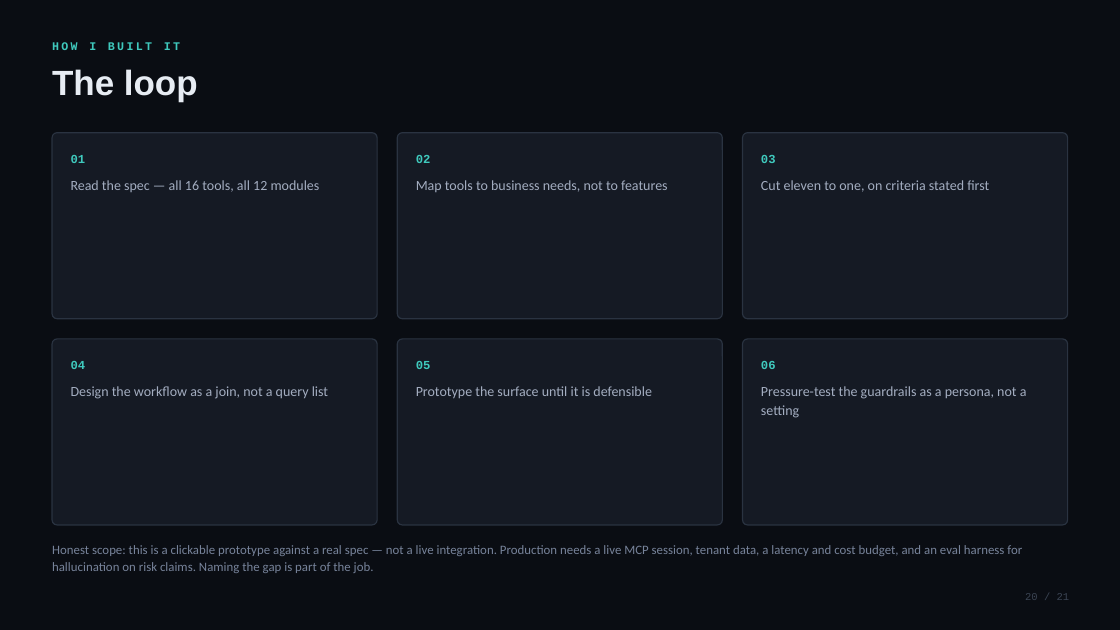
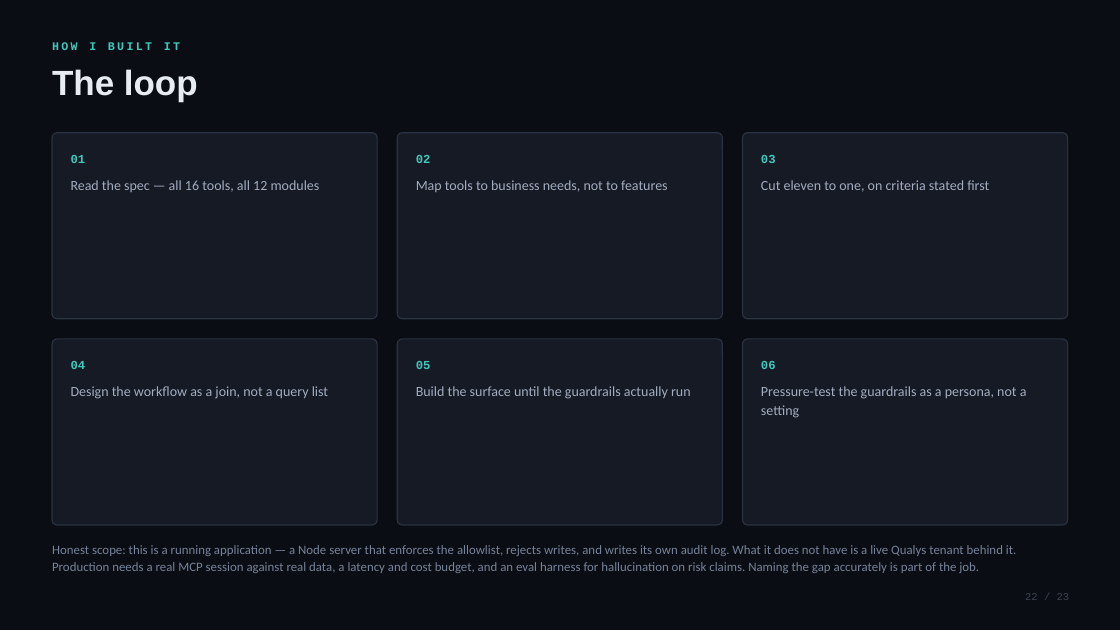
Before and after one commit to mayukhg/qualys-mcp-app, a slide deck: slide 22 of portfolio/risk-copilot-deck-full.pptx (slide 20 before the commit). Drawn at 1120x630 pixels with LibreOffice and Linux fonts; fonts in the diff are those of the drawing. Boxes give left, top, right and bottom in pixels: in the first picture for what was removed or moved away, otherwise in the second. Text is boxed around its words. In the diff, an @@ line names an element or a change of style, - is before the commit and + after.

```diff
--- a/portfolio/risk-copilot-deck-full.pptx
+++ b/portfolio/risk-copilot-deck-full.pptx
@@ text at (416, 386, 691, 399): text changed @@
-Prototype the surface until it is defensible
+Build the surface until the guardrails actually run
@@ text at (52, 545, 1016, 573): text changed @@
-Honest scope: this is a clickable prototype against a real spec — not a live integration. Production needs a live MCP session, tenant data, a latency and cost budget, and an eval harness for hallucination on risk claims. Naming the gap is part of the job.
+Honest scope: this is a running application — a Node server that enforces the allowlist, rejects writes, and writes its own audit log. What it does not have is a live Qualys tenant behind it. Production needs a real MCP session against real data, a latency and cost budget, and an eval harness for hallucination on risk claims. Naming the gap accurately is part of the job.
```
Also in this commit, not shown: 18 other slides changed, 3 slides added, 1 slide removed, 7 other files.
